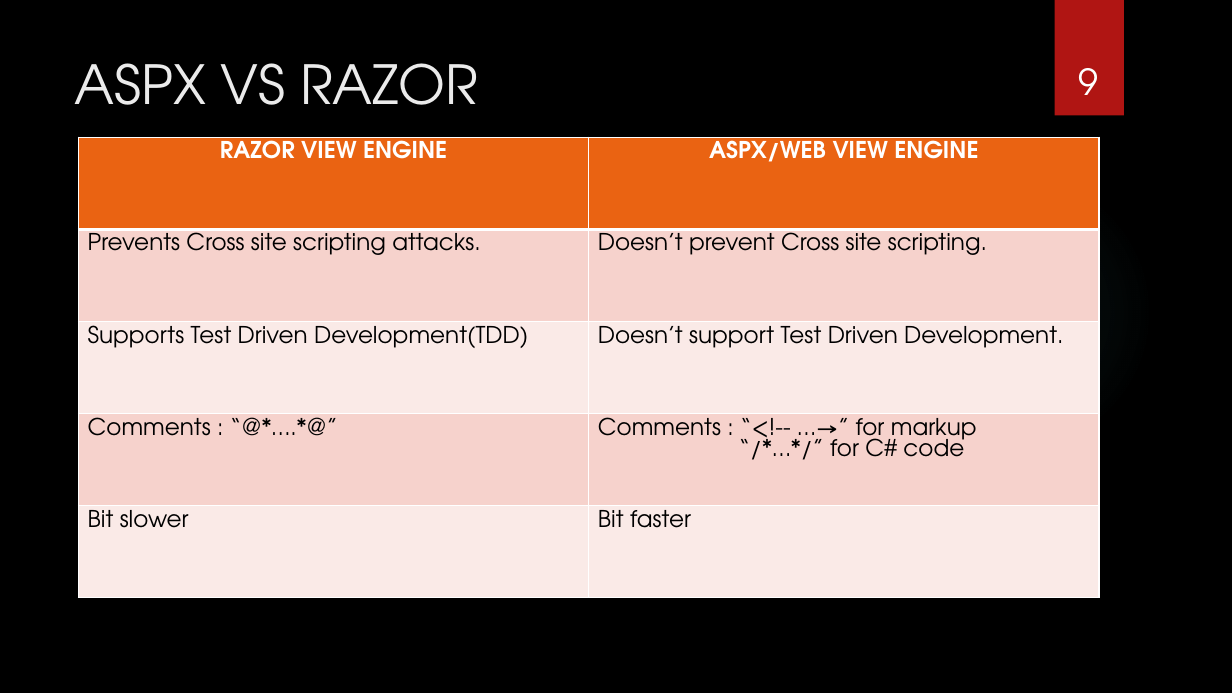
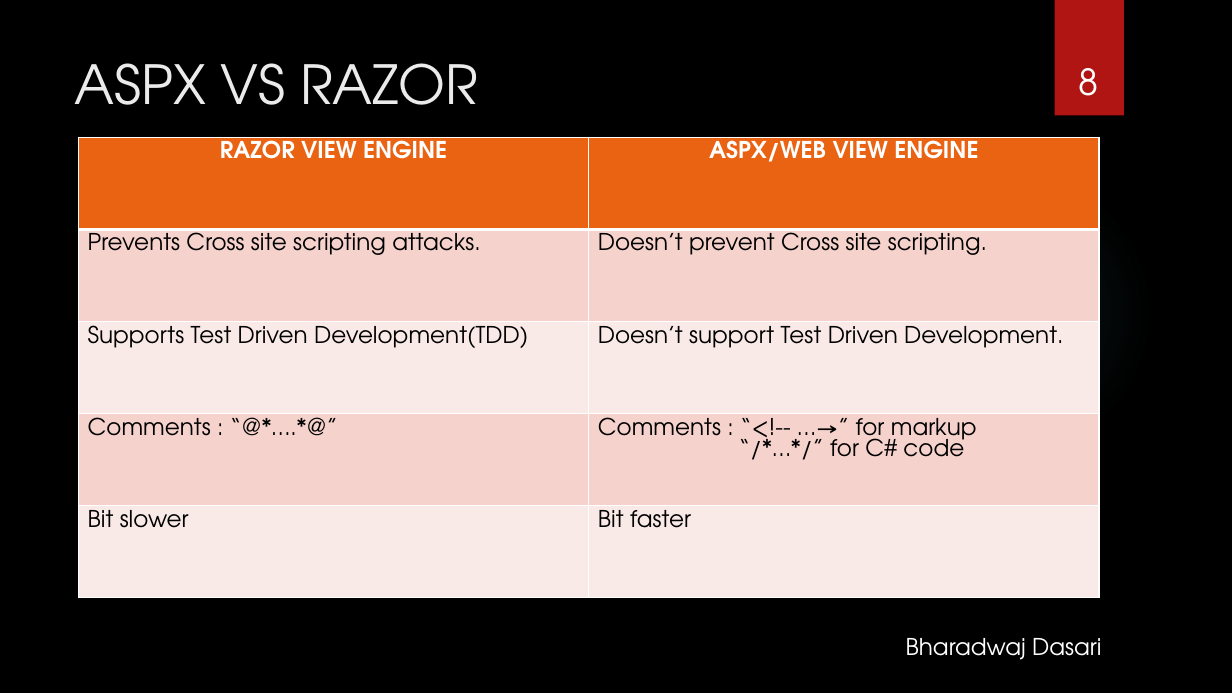
Before and after one commit to bharadwaj0211/RazorDemo, a slide deck: slide 8 of Razor_UX.pptx (slide 9 before the commit). Drawn at 1232x693 pixels with LibreOffice and Linux fonts; fonts in the diff are those of the drawing; background and template pictures are left out. Boxes give left, top, right and bottom in pixels: in the first picture for what was removed or moved away, otherwise in the second. Text is boxed around its words. In the diff, an @@ line names an element or a change of style, - is before the commit and + after.

```diff
--- a/Razor_UX.pptx
+++ b/Razor_UX.pptx
@@ page number at (1078, 68, 1098, 96): text changed @@
-9
+8
@@ text added at (906, 638, 1101, 660), 18 pt, text #FFFFFF @@
+Bharadwaj Dasari
```
Also in this commit, not shown: 13 other slides changed, 1 slide added, 1 slide removed.
